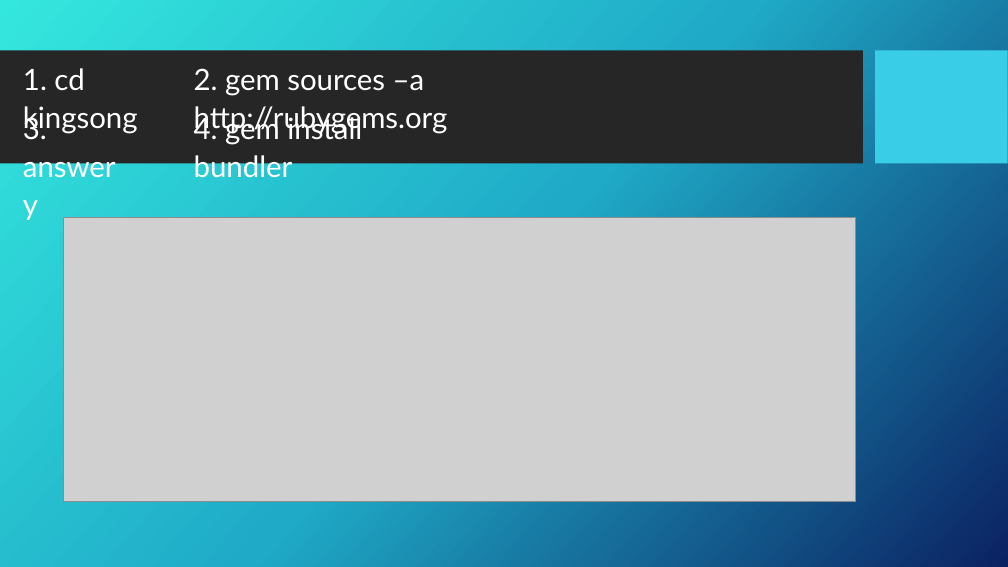
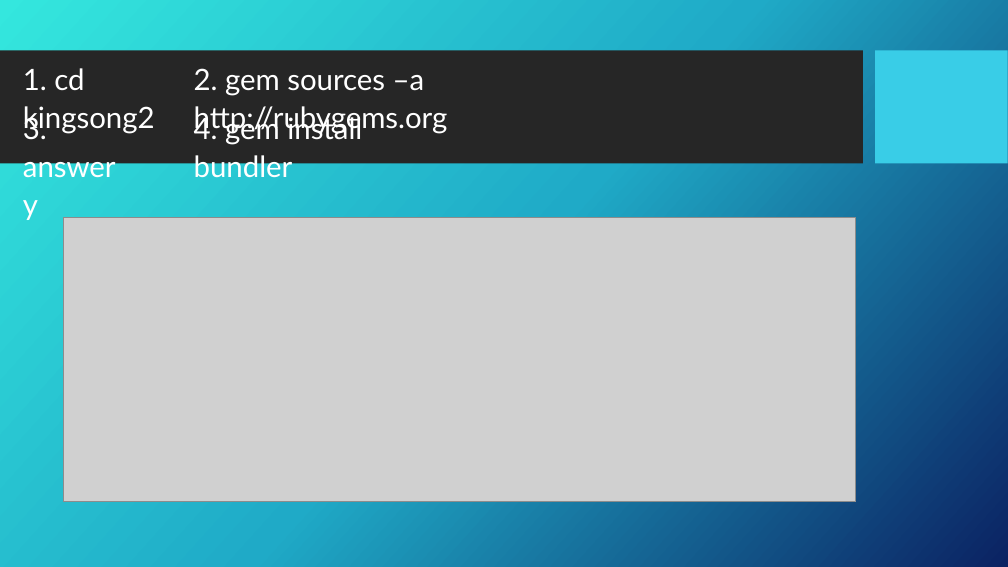
Before and after one commit to CharineePalm/interview_rails, a slide deck: slide 5 of presentation.pptx. Drawn at 1008x567 pixels with LibreOffice and Linux fonts; fonts in the diff are those of the drawing; grey boxes stand for pictures; background and template pictures are left out. Boxes give left, top, right and bottom in pixels: in the first picture for what was removed or moved away, otherwise in the second. Text is boxed around its words. In the diff, an @@ line names an element or a change of style, - is before the commit and + after.

```diff
--- a/presentation.pptx
+++ b/presentation.pptx
@@ text at [23, 68, 155, 133]: text changed @@
-1. cd kingsong
+1. cd kingsong2
```
Also in this commit, not shown: 3 other slides changed, 1 slide added.
